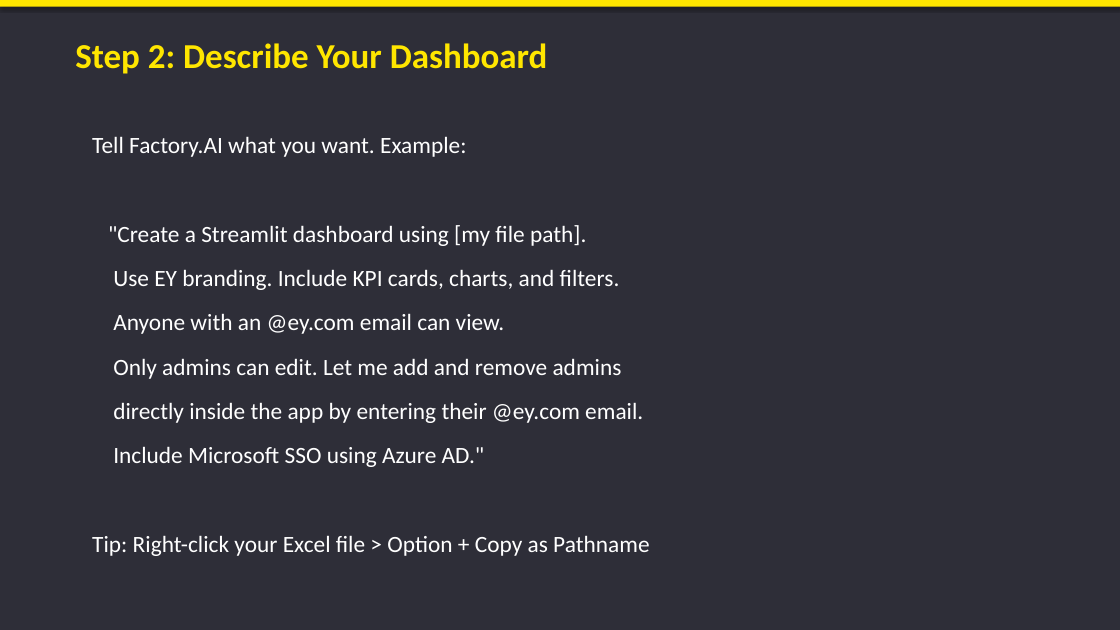
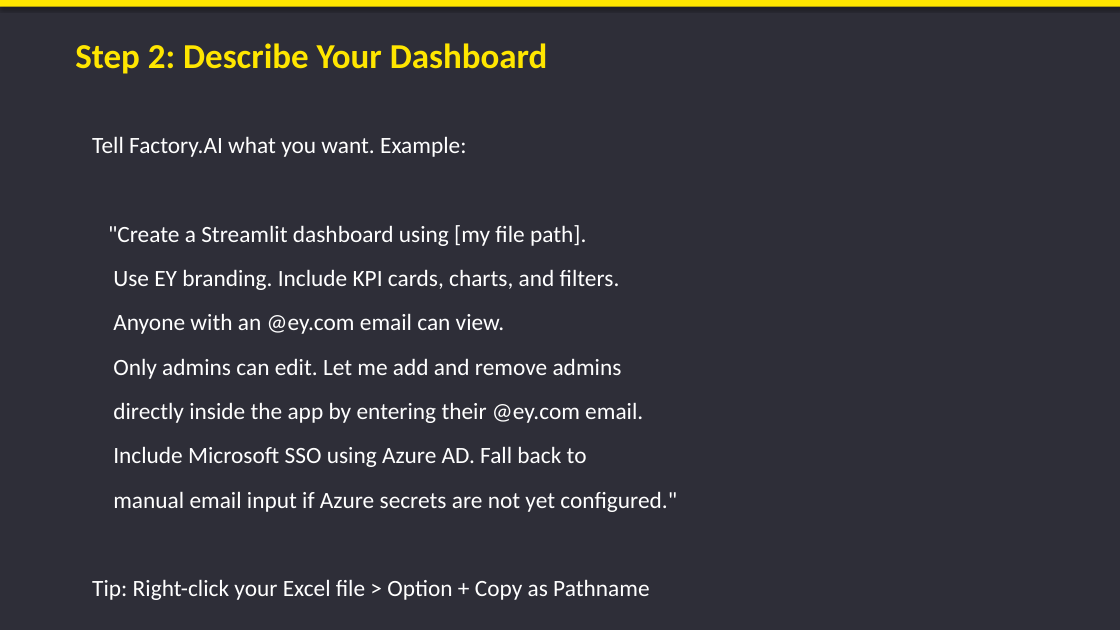
Before and after one commit to JustinDGold/Factory-Dashboard-demo, a slide deck: slide 6 of Factory_AI_Dashboard_Guide.pptx. Drawn at 1120x630 pixels with LibreOffice and Linux fonts; fonts in the diff are those of the drawing. Boxes give left, top, right and bottom in pixels: in the first picture for what was removed or moved away, otherwise in the second. Text is boxed around its words. In the diff, an @@ line names an element or a change of style, - is before the commit and + after.

Commit message:
Add SSO fallback line to PPT Step 2 prompt

```diff
--- a/Factory_AI_Dashboard_Guide.pptx
+++ b/Factory_AI_Dashboard_Guide.pptx
@@ text at [113,446,677,512]: text changed @@
-Include Microsoft SSO using Azure AD."
+Include Microsoft SSO using Azure AD. Fall back to
+manual email input if Azure secrets are not yet configured."
```
Also in this commit, not shown: 2 other files.
